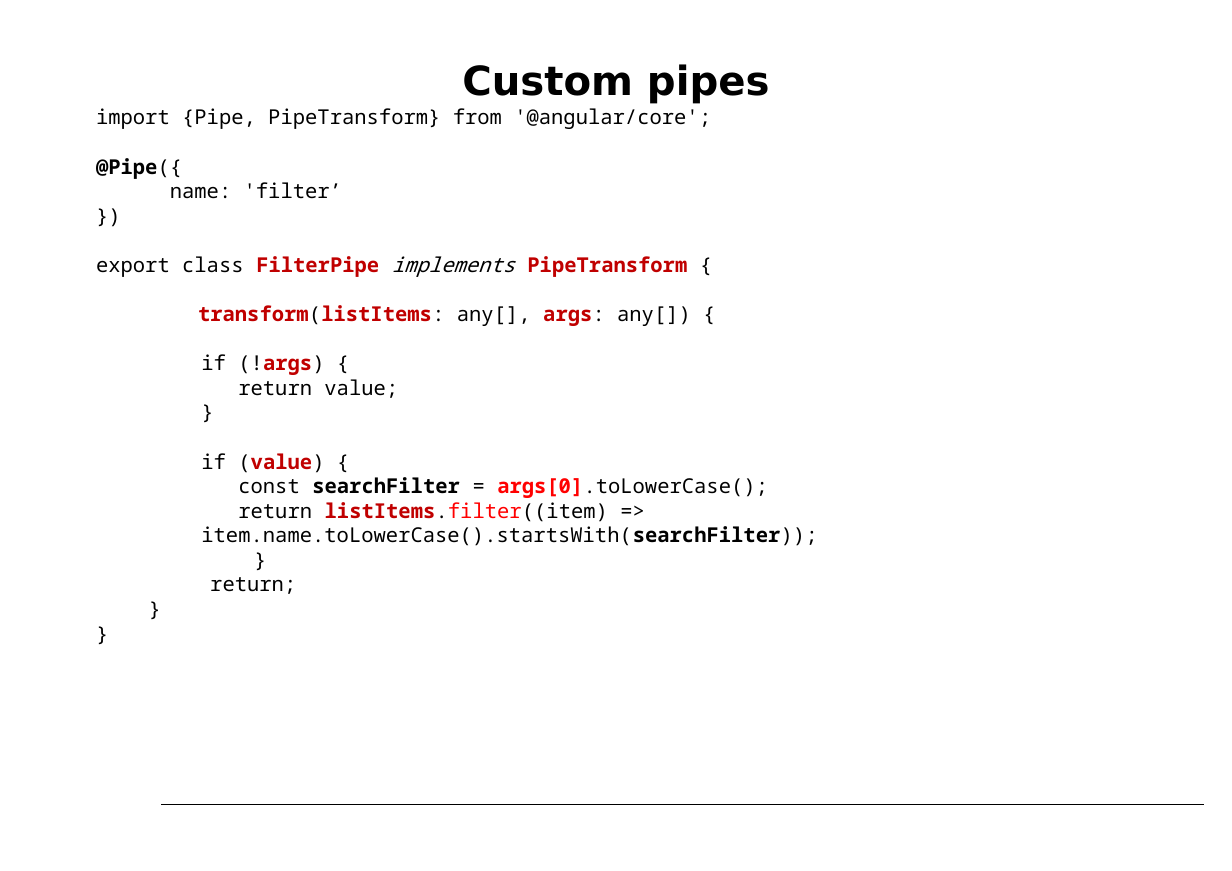
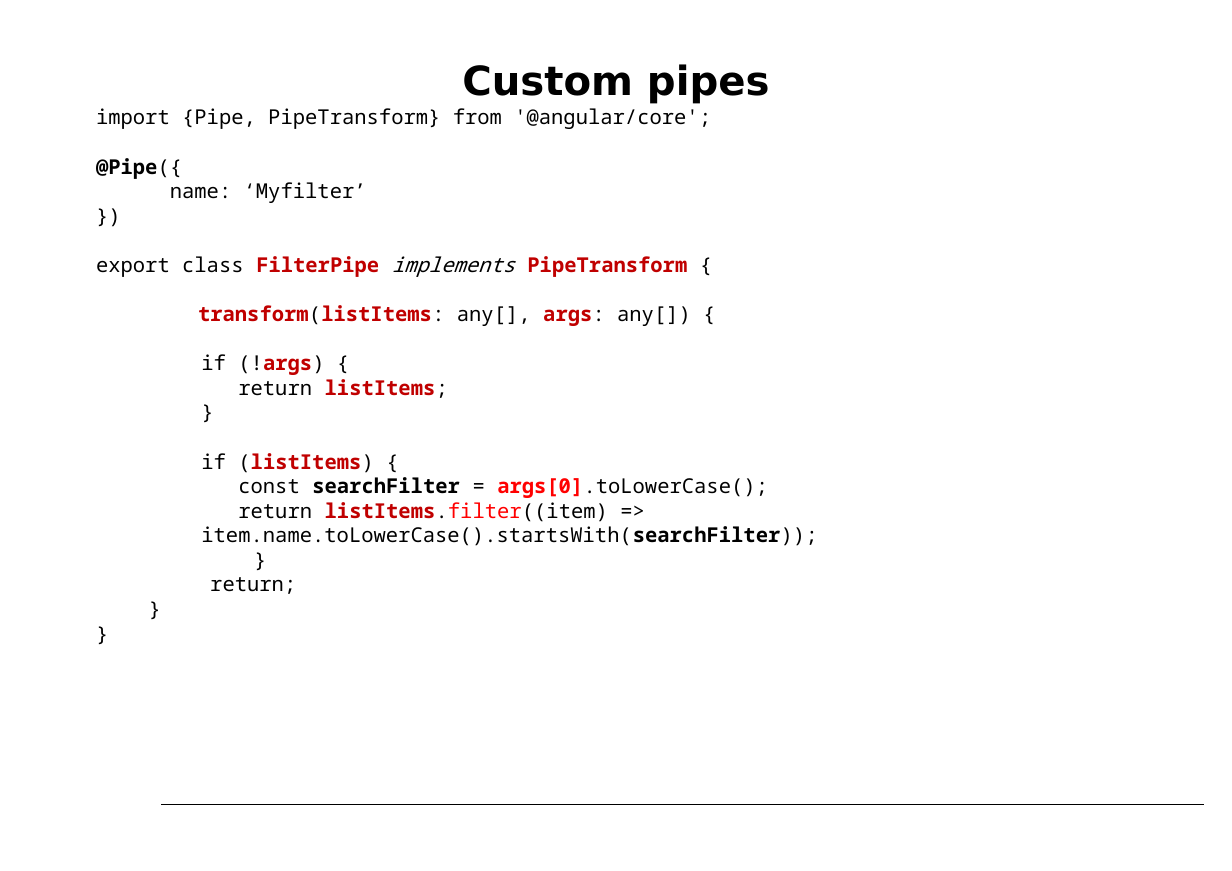
Before and after one commit to petereijgermans11/workshop-angular13, a slide deck: slide 33 of PPT/05- Angular Routing.pptx. Drawn at 1232x871 pixels with LibreOffice and Linux fonts; fonts in the diff are those of the drawing. Boxes give left, top, right and bottom in pixels: in the first picture for what was removed or moved away, otherwise in the second. Text is boxed around its words. In the diff, an @@ line names an element or a change of style, - is before the commit and + after.

```diff
--- a/PPT/05- Angular Routing.pptx
+++ b/PPT/05- Angular Routing.pptx
@@ text at [170, 182, 367, 203]: text changed @@
-name: 'filter’
+name: ‘Myfilter’
@@ text at [238, 379, 448, 398]: text changed; text colour #000000 to #C00000; bold on @@
-    return value;
+    return listItems;
@@ text at [201, 453, 374, 473]: text changed; text colour #000000 to #C00000; bold on @@
-    if (value) {
+    if (listItems) {
```
Also in this commit, not shown: 1 other slide changed, 7 other files.
